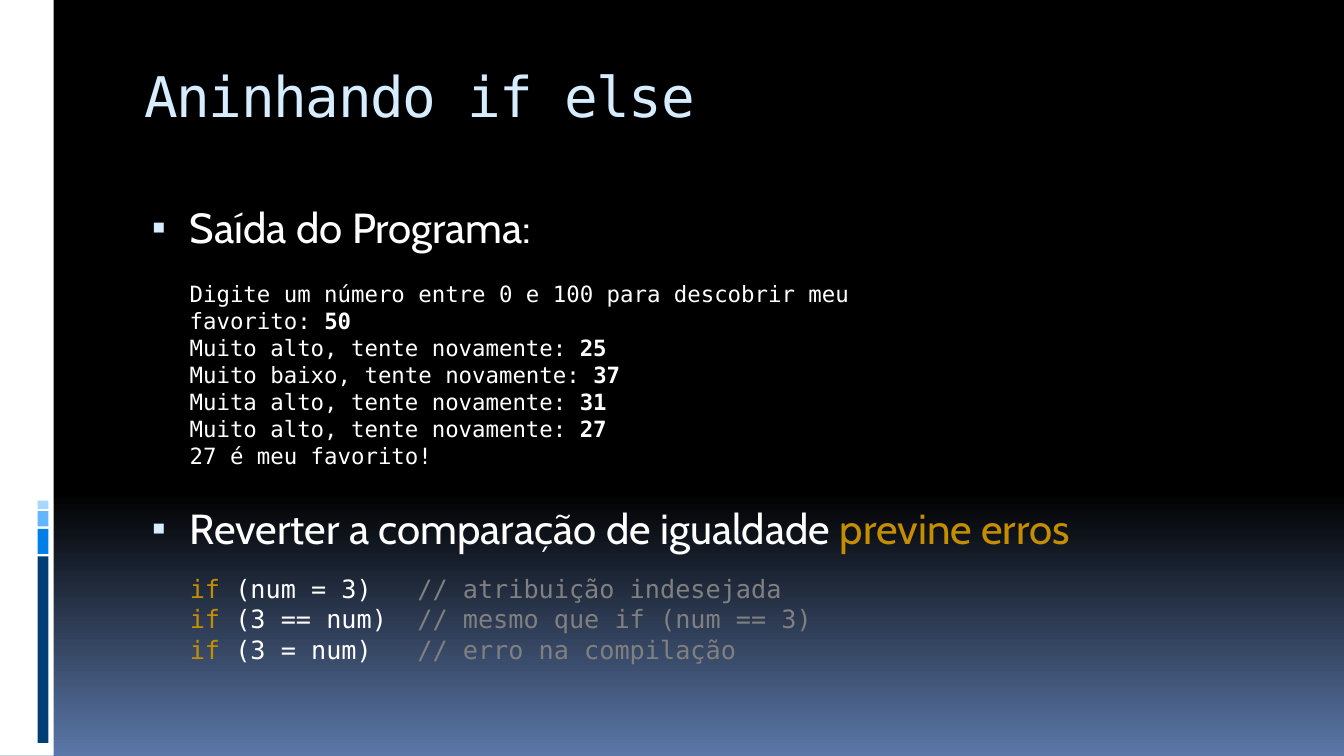
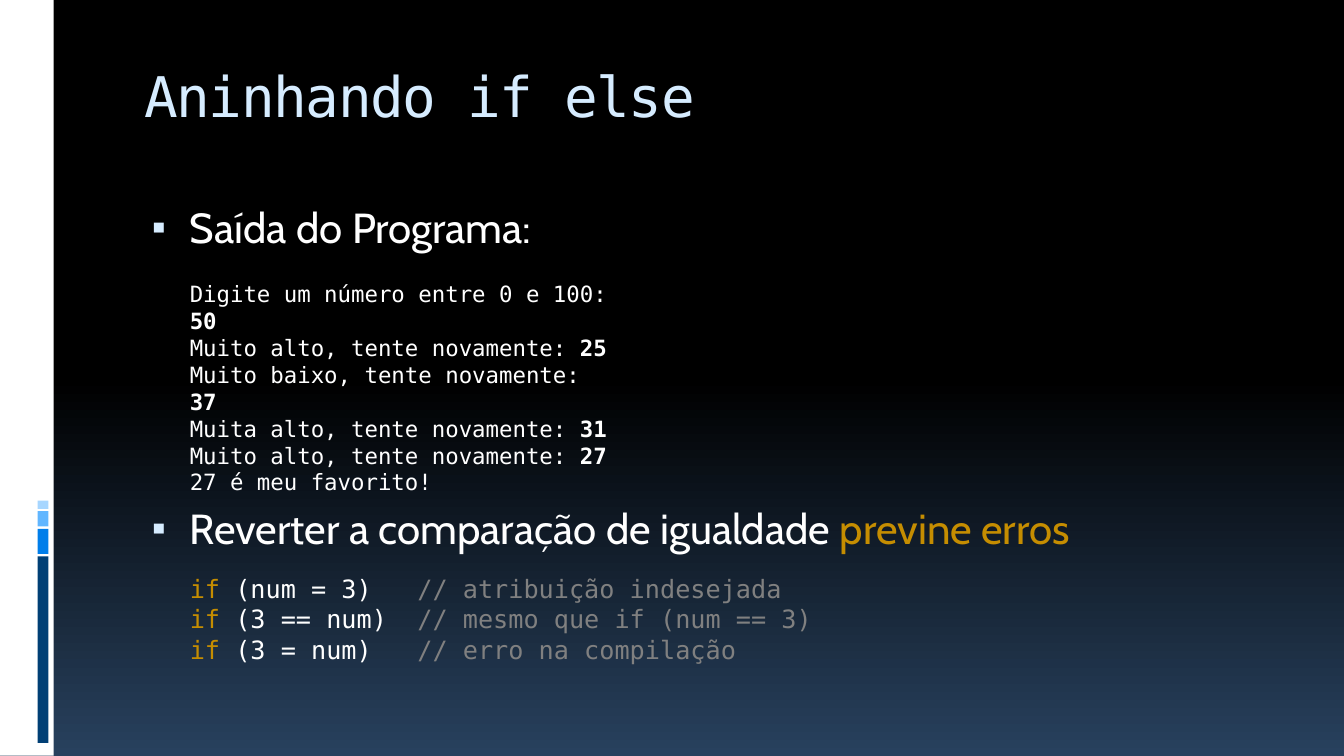
Before and after one commit to JudsonSS/ProgComp, a slide deck: slide 20 of Slides/20. Instrução de Desvio If.pptx. Drawn at 1344x756 pixels with LibreOffice and Linux fonts; fonts in the diff are those of the drawing. Boxes give left, top, right and bottom in pixels: in the first picture for what was removed or moved away, otherwise in the second. Text is boxed around its words. In the diff, an @@ line names an element or a change of style, - is before the commit and + after.

```diff
--- a/Slides/20. Instrução de Desvio If.pptx
+++ b/Slides/20. Instrução de Desvio If.pptx
@@ background gradient #000000 to #5B77A8 to gradient #000000 to #28415E @@
@@ text at (190, 284, 607, 330): text changed @@
-Digite um número entre 0 e 100 para descobrir meu favorito: 50
+Digite um número entre 0 e 100: 50
```
Also in this commit, not shown: 20 other slides changed, 4 other files.
